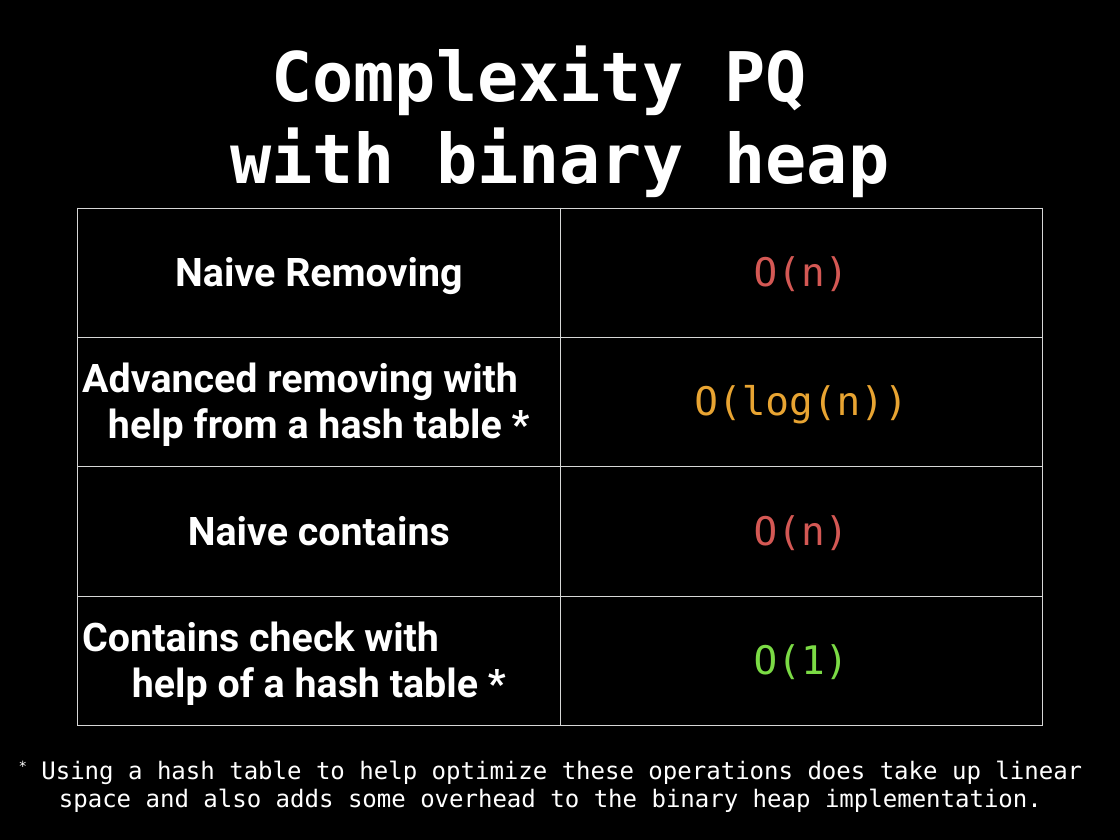
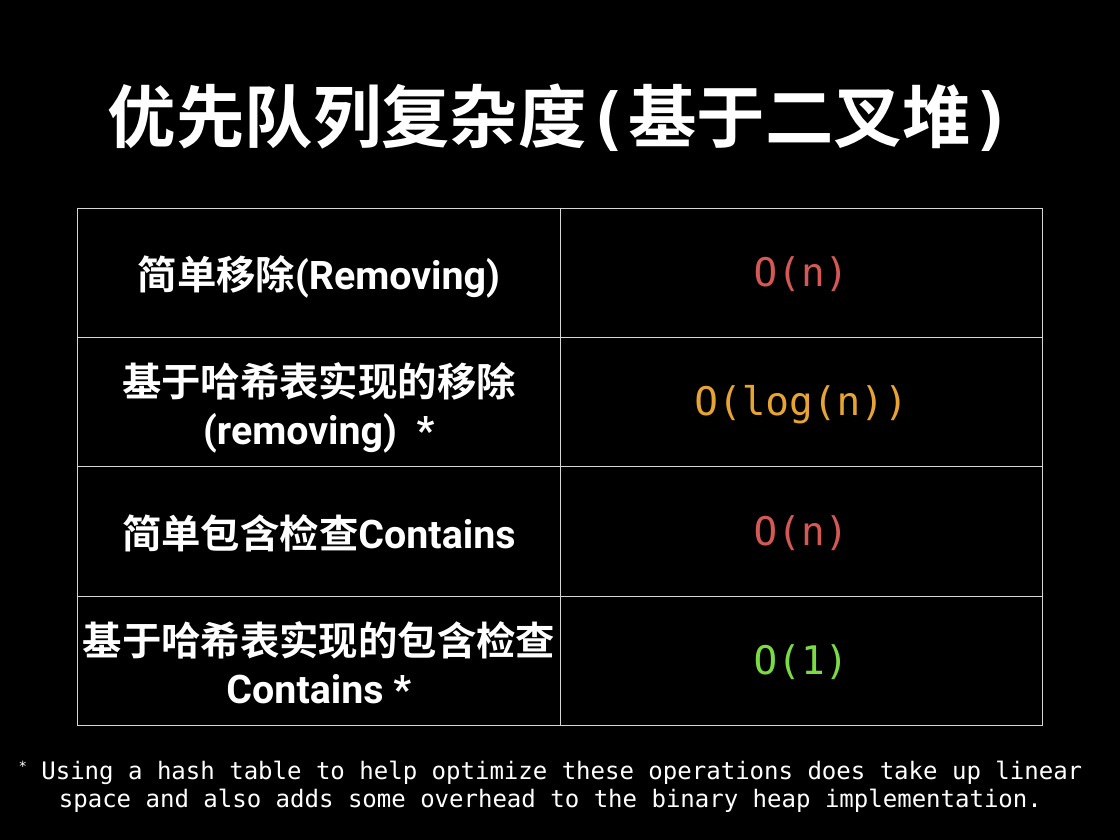
Before and after one commit to spring2go/Algorithms, a slide deck: slide 39 of slides/datastructures/priorityqueue/PriorityQueue.pptx. Drawn at 1120x840 pixels with LibreOffice and Linux fonts; fonts in the diff are those of the drawing. Boxes give left, top, right and bottom in pixels: in the first picture for what was removed or moved away, otherwise in the second. Text is boxed around its words. In the diff, an @@ line names an element or a change of style, - is before the commit and + after.

```diff
--- a/slides/datastructures/priorityqueue/PriorityQueue.pptx
+++ b/slides/datastructures/priorityqueue/PriorityQueue.pptx
@@ title at [108,83,1013,151]: text changed @@
-Complexity PQ
-with binary heap
+优先队列复杂度(基于二叉堆)
@@ table at [78,208,1042,726] @@
-row 1, column 1: Naive Removing
+row 1, column 1: 简单移除(Removing)
-row 2, column 1: Advanced removing with help from a hash table *
+row 2, column 1: 基于哈希表实现的移除(removing) *
-row 3, column 1: Naive contains
+row 3, column 1: 简单包含检查Contains
-row 4, column 1: Contains check with help of a hash table *
+row 4, column 1: 基于哈希表实现的包含检查Contains *
```
Also in this commit, not shown: 154 other slides changed, 3 slides added, 3 slides removed.
